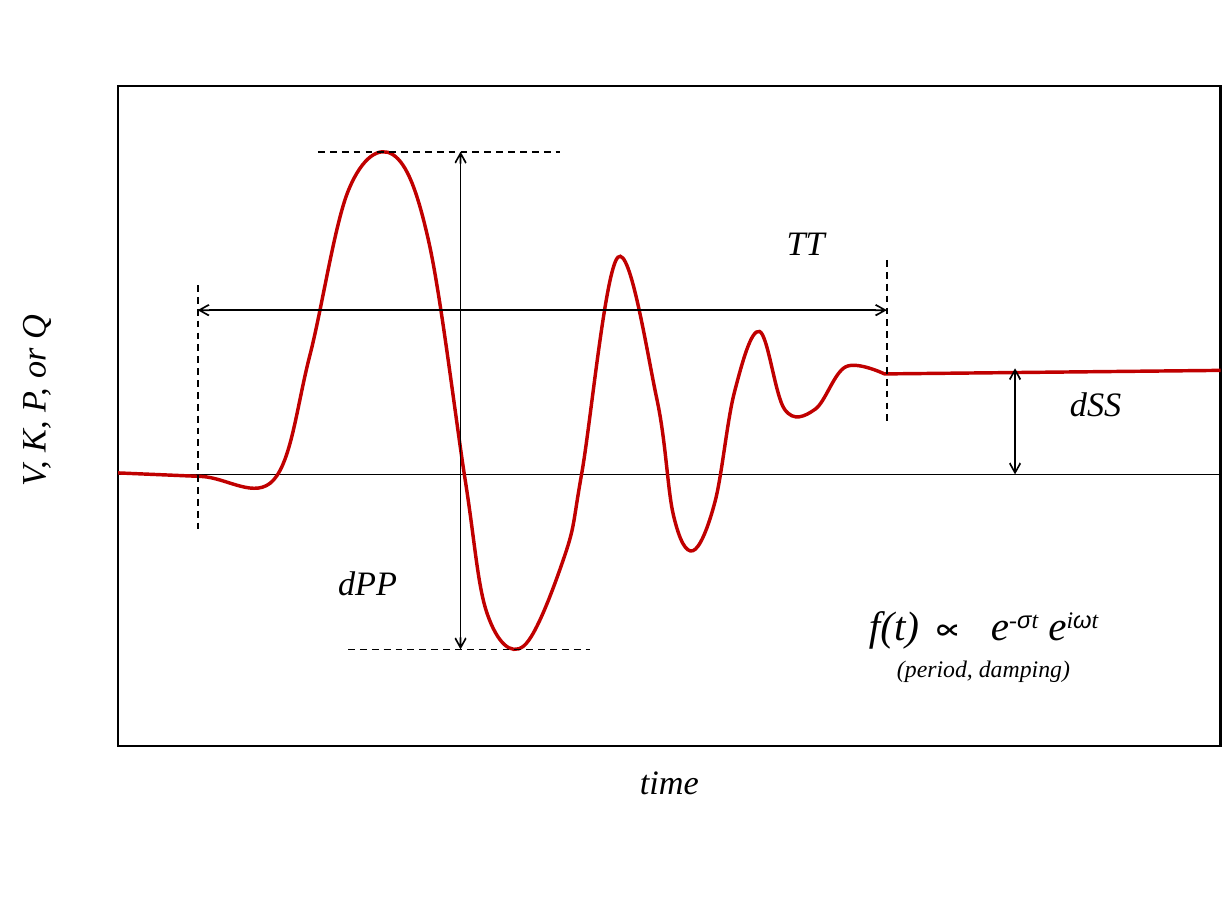
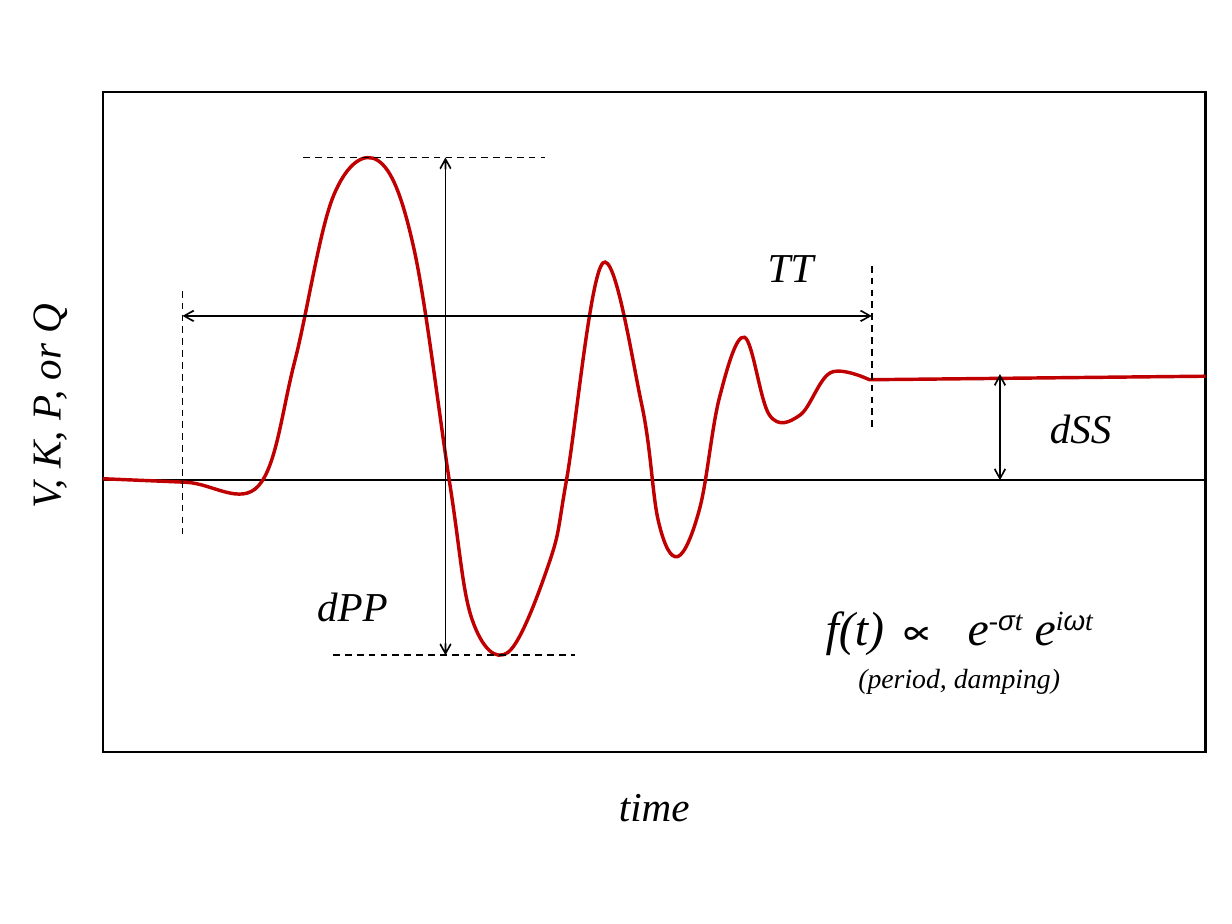
Before and after one commit to vidaldid-rte/dynawo-large-scale-validation, a slide deck: slide 1 of src/dynawo_validation/doc/conf_paper/figs/figs_transient_characteristics.pptx. Drawn at 1232x924 pixels with LibreOffice and Linux fonts; fonts in the diff are those of the drawing. Boxes give left, top, right and bottom in pixels: in the first picture for what was removed or moved away, otherwise in the second. Text is boxed around its words. In the diff, an @@ line names an element or a change of style, - is before the commit and + after.

```diff
--- a/src/dynawo_validation/doc/conf_paper/figs/figs_transient_characteristics.pptx
+++ b/src/dynawo_validation/doc/conf_paper/figs/figs_transient_characteristics.pptx
@@ text "V, K, P, or Q": place and size @@
-text "V, K, P, or Q" at box(15, 317, 53, 484)
+text "V, K, P, or Q" at box(24, 307, 69, 506)
@@ text "V, K, P, or Q" at box(24, 307, 69, 506): size 20 to 24 pt @@
@@ size 20 to 24 pt; vertical alignment top to middle in 4 elements at box(619, 794, 690, 822), box(1050, 414, 1112, 444), box(317, 592, 388, 622), box(768, 255, 814, 282) @@
@@ text "TT": place and size @@
-text "TT" at box(787, 232, 825, 255)
+text "TT" at box(768, 255, 814, 282)
@@ text "dSS": place and size @@
-text "dSS" at box(1070, 392, 1121, 417)
+text "dSS" at box(1050, 414, 1112, 444)
@@ text "dPP": place and size @@
-text "dPP" at box(338, 571, 397, 596)
+text "dPP" at box(317, 592, 388, 622)
@@ text "f(t) ∝ e-σt eiωt": place and size @@
-text "f(t) ∝ e-σt eiωt" at box(869, 611, 1070, 682)
+text "f(t) ∝ e-σt eiωt" at box(826, 611, 1060, 694)
@@ text "f(t) ∝ e-σt eiωt" at box(826, 611, 1060, 694): size 24 to 28 pt @@
@@ 5 lines, 3 double arrows, 1 rectangle, 1 freeform shape: place and size @@
-5 lines, 3 double arrows, 1 rectangle, 1 freeform shape at box(118, 86, 1221, 747)
+5 lines, 3 double arrows, 1 rectangle, 1 freeform shape at box(103, 92, 1206, 753)
@@ text "time": place and size @@
-text "time" at box(640, 771, 699, 795)
+text "time" at box(619, 794, 690, 822)
```
Also in this commit, not shown: 1 other slide changed, 3 other files.
